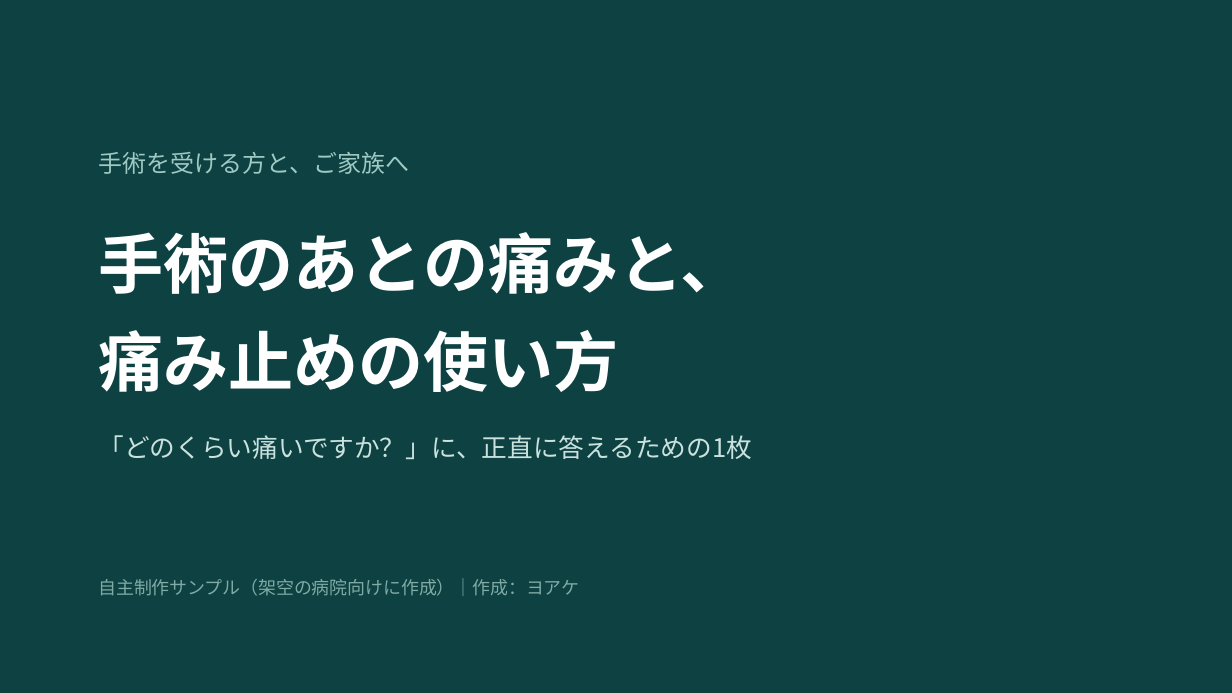
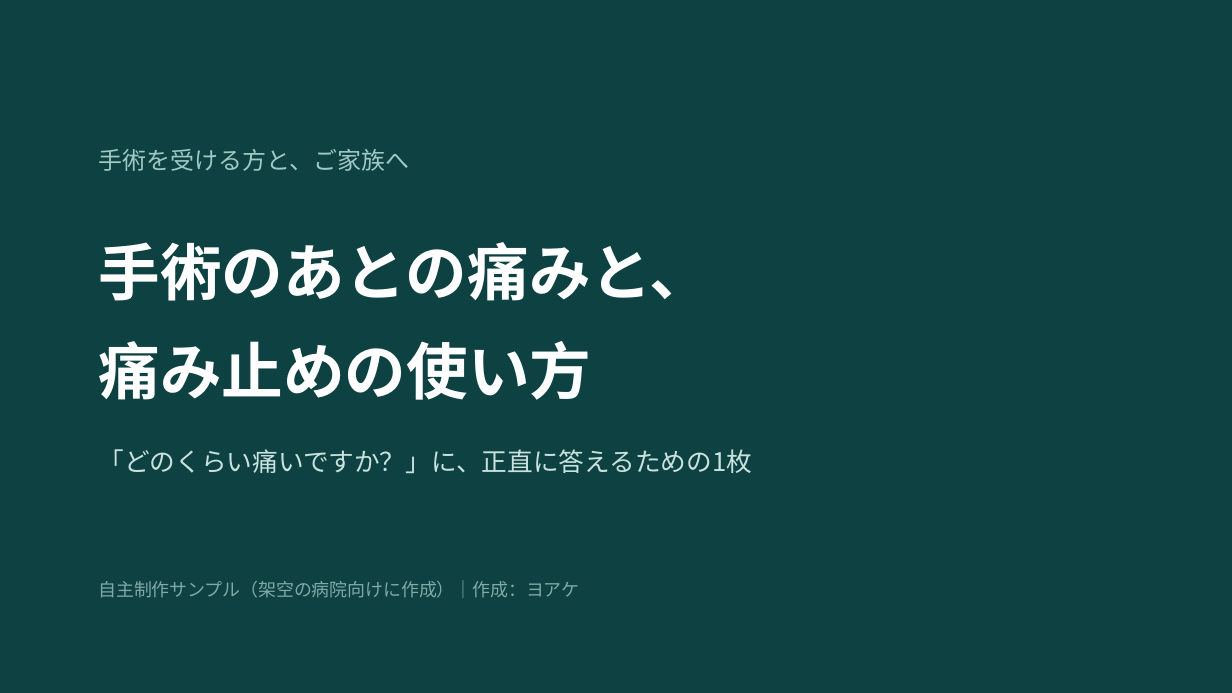
Before and after one commit to yoake-writer/yoake-writer.github.io, a slide deck: slide 1 of works/shiryo/術後の痛みの説明資料_サンプル_ヨアケ.pptx. Drawn at 1232x693 pixels with LibreOffice and Linux fonts; fonts in the diff are those of the drawing. Boxes give left, top, right and bottom in pixels: in the first picture for what was removed or moved away, otherwise in the second. Text is boxed around its words. In the diff, an @@ line names an element or a change of style, - is before the commit and + after.

```diff
--- a/works/shiryo/術後の痛みの説明資料_サンプル_ヨアケ.pptx
+++ b/works/shiryo/術後の痛みの説明資料_サンプル_ヨアケ.pptx
@@ text "手術を受ける方と、ご家族へ" at (x1=99, y1=149, x2=410, y2=171): line spacing 1 to 20pt @@
@@ text "手術のあとの痛みと、" at (x1=99, y1=242, x2=712, y2=400): size 38 to 36 pt; line spacing 1.25 to 58pt @@
@@ text "「どのくらい痛いですか？」に、正直に答えるための1枚" at (x1=99, y1=449, x2=753, y2=473): line spacing 1 to 22pt @@
@@ text "自主制作サンプル（架空の病院向けに作成）｜作成：ヨアケ" at (x1=99, y1=581, x2=580, y2=598): line spacing 1 to 15pt @@
```
Also in this commit, not shown: 6 other slides changed, 8 other files.
